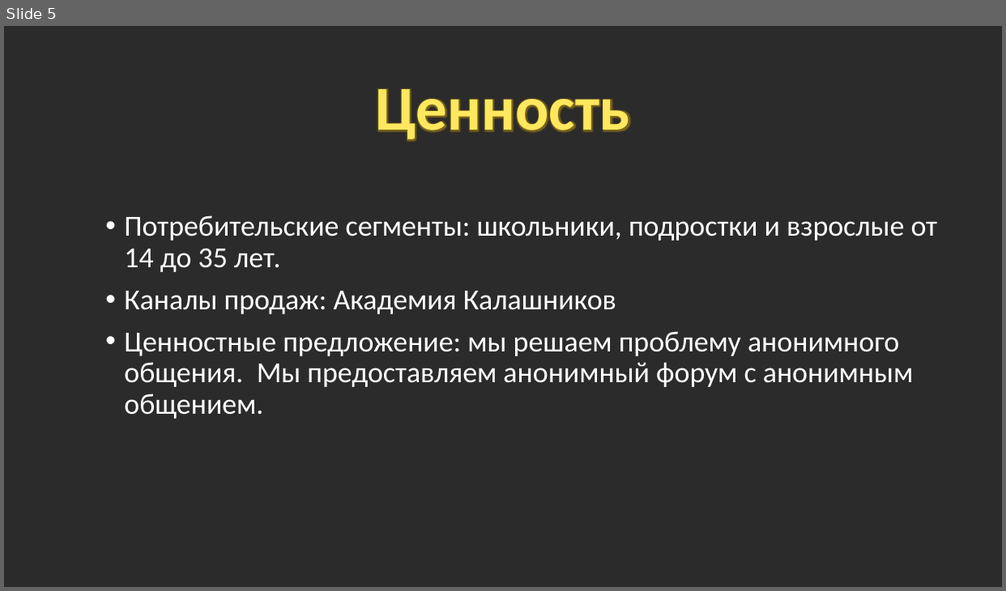
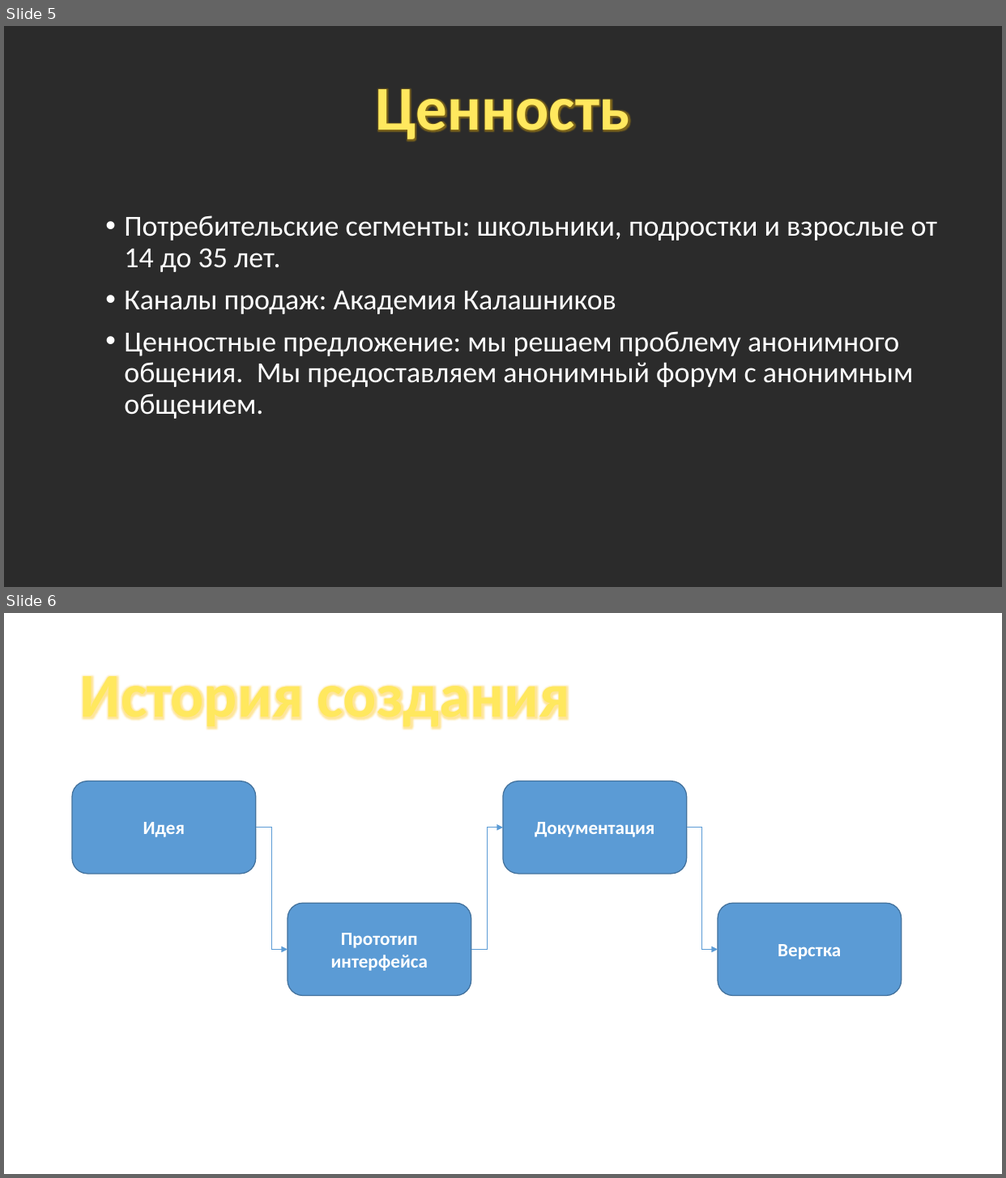
Before and after one commit to NXHhunter2/ESN-inc, a slide deck: Презентация.pptx. Shown one above the other, each under a label of ours: slide 5 before the commit, slides 5 and 6 after it. The pictures are 1006x591 and 1006x1178 pixels, drawn with LibreOffice and Linux fonts; fonts in the diff are those of the drawing; background and template pictures are left out; a plain dark background stands for a picture behind light text. Boxes give left, top, right and bottom in pixels: in the first picture for what was removed or moved away, otherwise in the second. Text is boxed around its words. In the diff, an @@ line names an element or a change of style, - is before the commit and + after.

```diff
--- a/Презентация.pptx
+++ b/Презентация.pptx
@@ slide 6 added at (4, 613, 1002, 1174), background picture (left out) @@
@@ title added at (80, 675, 570, 730), 60 pt, text gradient #F7FAFD to #FFE85E to #FFFFFF, bold @@
+История создания
@@ rounded rectangle added at (72, 781, 256, 875), fill #5B9BD5, outline #43739E 1 pt, 18 pt, text #FFFFFF, bold @@
+Идея
@@ rounded rectangle added at (503, 781, 687, 875), fill #5B9BD5, outline #43739E 1 pt, 18 pt, text #FFFFFF, bold @@
+Документация
@@ elbow arrow added from (256, 828) to (288, 950), #5B9BD5 0.5 pt @@
@@ elbow arrow added from (471, 950) to (503, 828), #5B9BD5 0.5 pt @@
@@ elbow arrow added from (687, 828) to (718, 950), #5B9BD5 0.5 pt @@
@@ rounded rectangle added at (288, 904, 471, 996), fill #5B9BD5, outline #43739E 1 pt, 18 pt, text #FFFFFF, bold @@
+Прототип интерфейса
@@ rounded rectangle added at (718, 904, 901, 996), fill #5B9BD5, outline #43739E 1 pt, 18 pt, text #FFFFFF, bold @@
+Верстка
```
